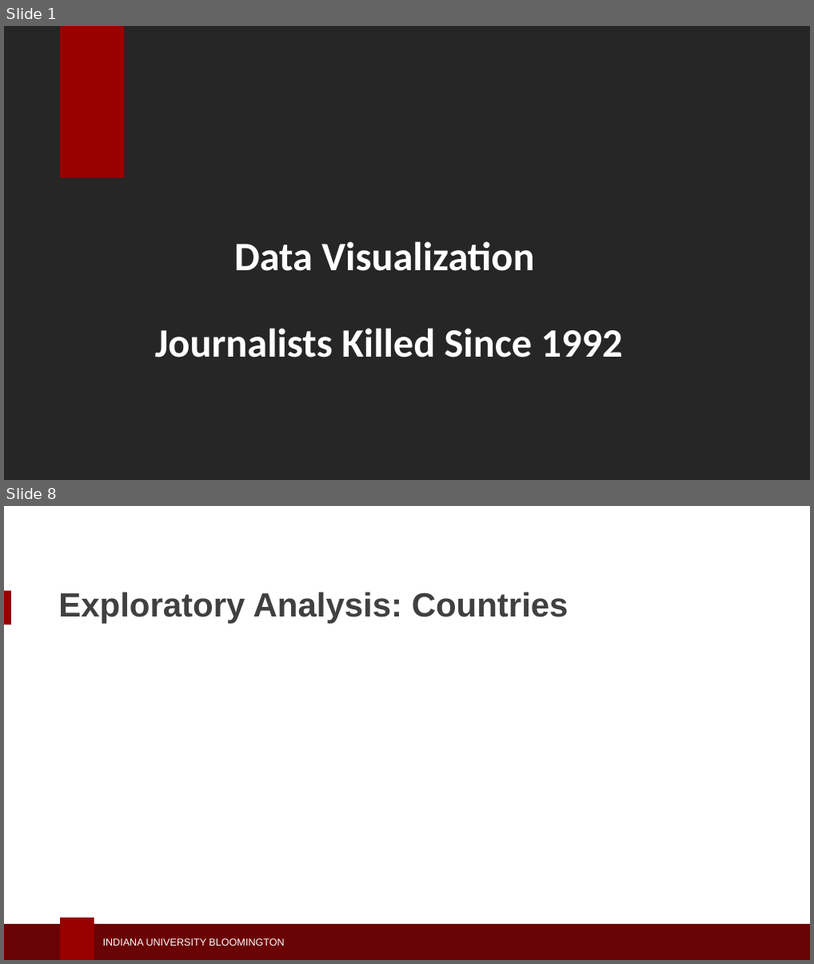
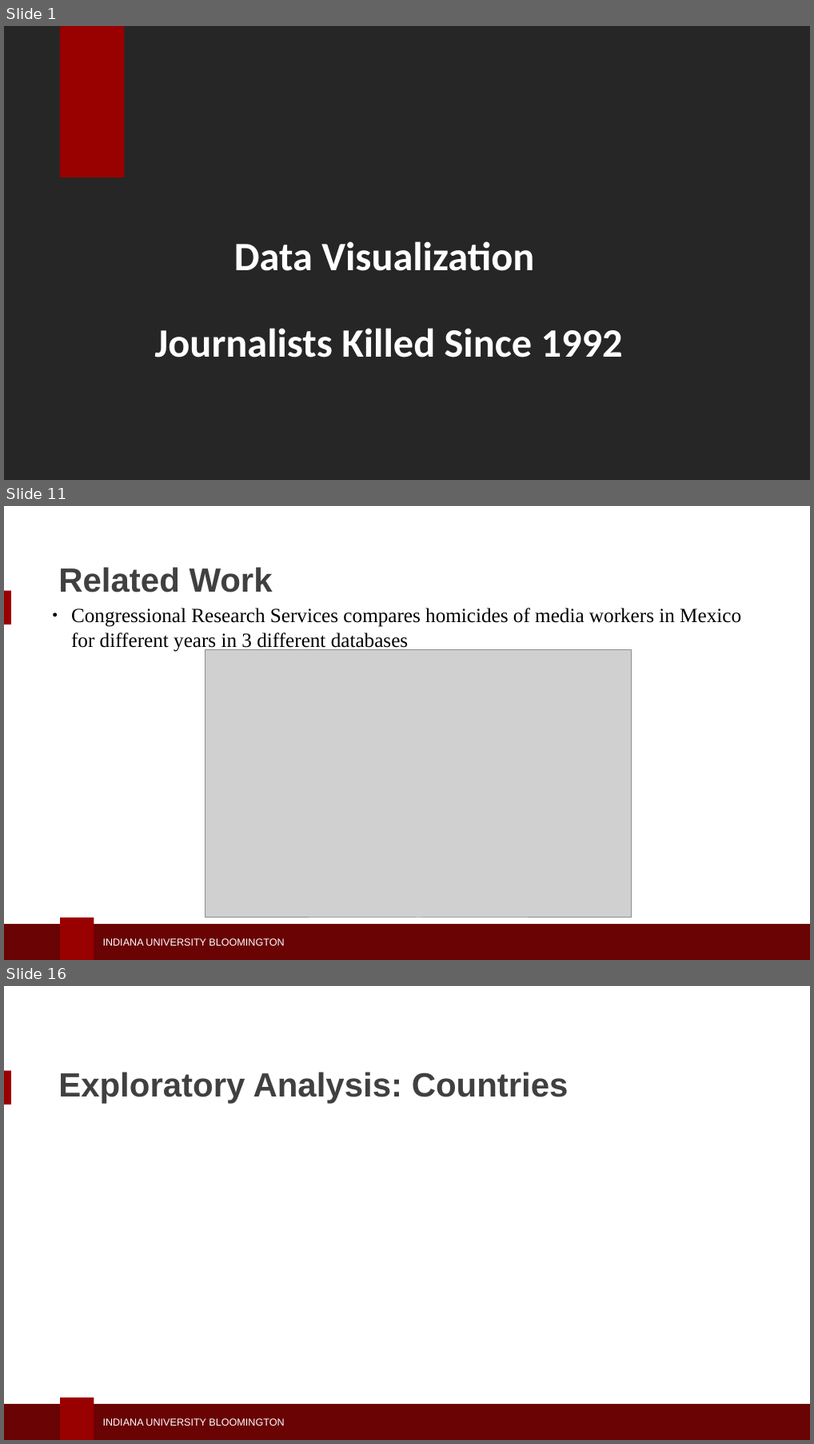
Before and after one commit to seashiva94/data_viz_project, a slide deck: dviz_ppt.pptx. Shown one above the other, each under a label of ours: slides 1 and 8 before the commit, slides 1, 11 and 16 after it; the slides between them are not shown. The pictures are 814x964 and 814x1444 pixels, drawn with LibreOffice and Linux fonts; fonts in the diff are those of the drawing; grey boxes stand for pictures; background and template pictures are left out. Boxes give left, top, right and bottom in pixels: in the first picture for what was removed or moved away, otherwise in the second. Text is boxed around its words. In the diff, an @@ line names an element or a change of style, - is before the commit and + after.

```diff
--- a/dviz_ppt.pptx
+++ b/dviz_ppt.pptx
@@ slide 11 added at <box>4,506,810,960</box>, background #FFFFFF; not listed: 4 template elements that a slide beside it also shows @@
@@ text added at <box>58,567,273,592</box>, 30 pt, text #404041, bold @@
+Related Work
@@ text added at <box>71,608,742,652</box>, 18 pt, text #000000 @@
+● Congressional Research Services compares homicides of media workers in Mexico for different years in 3 different databases
@@ picture added at <box>206,649,632,917</box> @@
@@ what was slide 8 is now slide 16 @@
```
Also in this commit, not shown: 1 slide changed, 13 other slides added, 5 slides removed, 2 other files.
